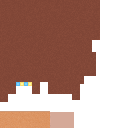
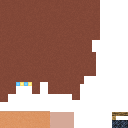
Revision of a layered 128px x 128px image; what changed, layer by layer:
added layer "Pasted Layer" above "Layer" over (112, 112, 128, 128)
